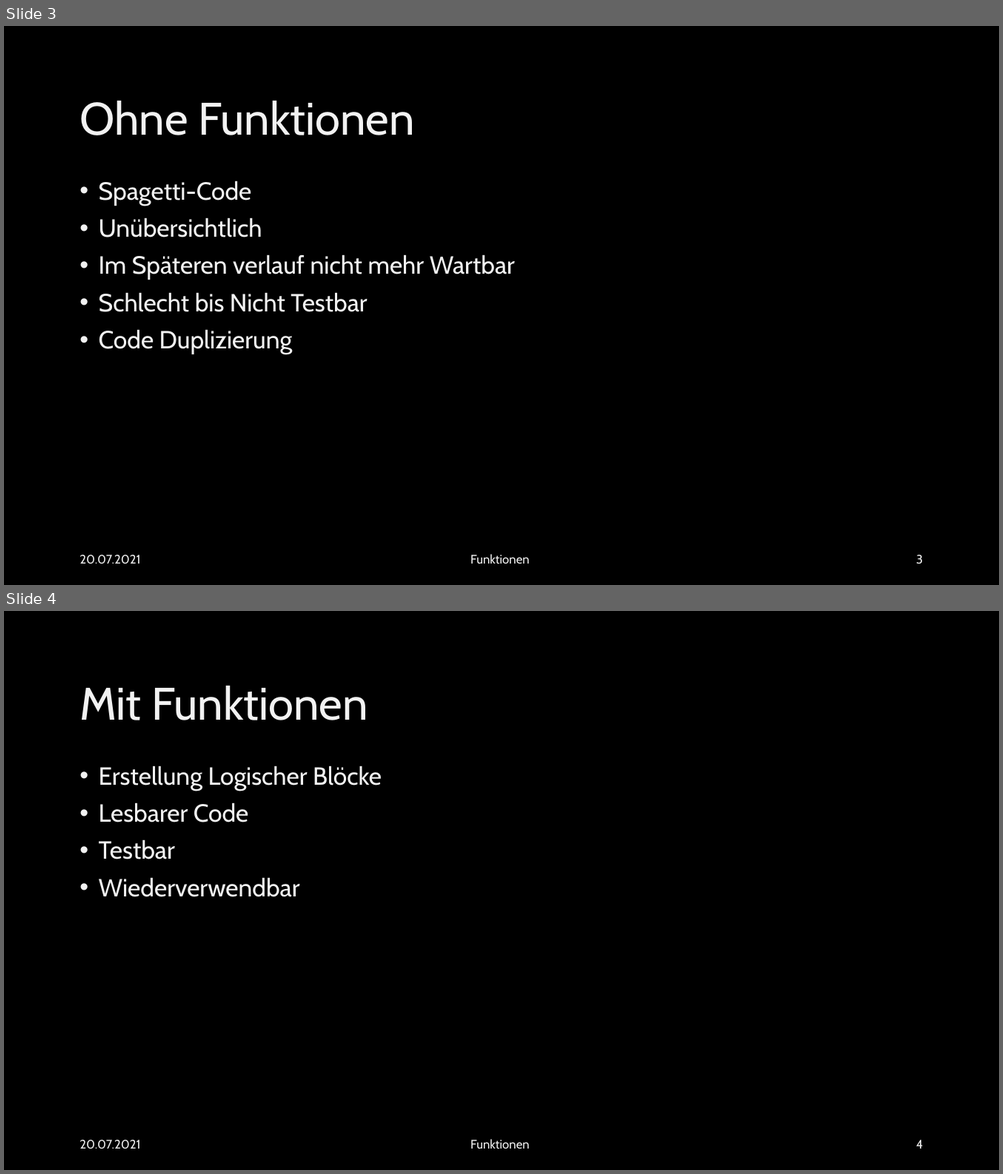
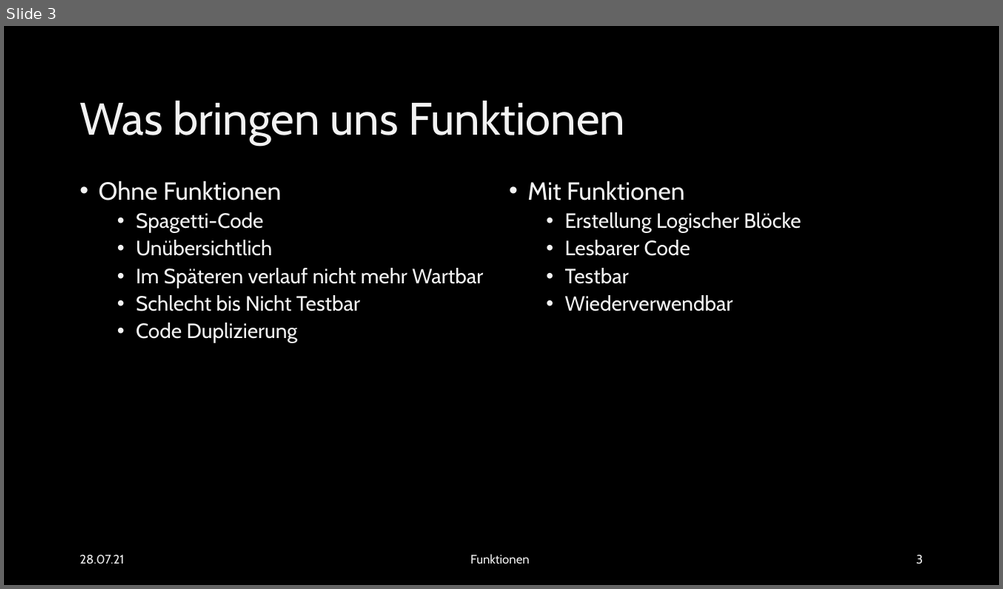
Before and after one commit to EsstBananeImEi/python_kurs, a slide deck: Materialien/Powerpoint/Einfuehrung in Funktionen.pptx. Shown one above the other, each under a label of ours: slides 3 and 4 before the commit, slide 3 after it. The pictures are 1003x1174 and 1003x589 pixels, drawn with LibreOffice and Linux fonts; fonts in the diff are those of the drawing; background and template pictures are left out. Boxes give left, top, right and bottom in pixels: in the first picture for what was removed or moved away, otherwise in the second. Text is boxed around its words. In the diff, an @@ line names an element or a change of style, - is before the commit and + after.

```diff
--- a/Materialien/Powerpoint/Einfuehrung in Funktionen.pptx
+++ b/Materialien/Powerpoint/Einfuehrung in Funktionen.pptx
@@ slide 4 removed at (4, 611, 999, 1170), background picture (left out) @@
@@ title removed at (79, 685, 368, 721) @@
-Mit Funktionen
@@ text removed at (99, 766, 381, 897) @@
-• Erstellung Logischer Blöcke
-• Lesbarer Code
-• Testbar
-• Wiederverwendbar
@@ text removed at (79, 1140, 140, 1150) @@
-20.07.2021
@@ text removed at (470, 1139, 529, 1149) @@
-Funktionen
@@ page number removed at (916, 1140, 922, 1149) @@
-4
@@ slide 3 changed as well @@
@@ title at (79, 100, 625, 145): text changed @@
-Ohne Funktionen
+Was bringen uns Funktionen
@@ text at (99, 181, 281, 201): paragraph added @@
+• Ohne Funktionen
@@ text added at (527, 181, 800, 312), 20 pt, text #F2F2F2 @@
+• Mit Funktionen
+  • Erstellung Logischer Blöcke
+  • Lesbarer Code
+  • Testbar
+  • Wiederverwendbar
@@ text at (136, 212, 483, 343): size 24 to 20 pt in "Spagetti-Code", "Unübersichtlich", "Im Späteren verlauf nicht mehr Wartbar", "Schlecht bis Nicht Testbar" and 1 more places; list level 1 to 2 in "Spagetti-Code"; list level 1 to 2 in "Unübersichtlich"; list level 1 to 2 in "Im Späteren verlauf nicht mehr ..."; list level 1 to 2 in "Schlecht bis Nicht Testbar"; list level 1 to 2 in "Code Duplizierung" @@
@@ text at (79, 555, 124, 565): text changed @@
-20.07.2021
+28.07.21
```
Also in this commit, not shown: 2 other slides changed, 5 slides added, 6 other files.
